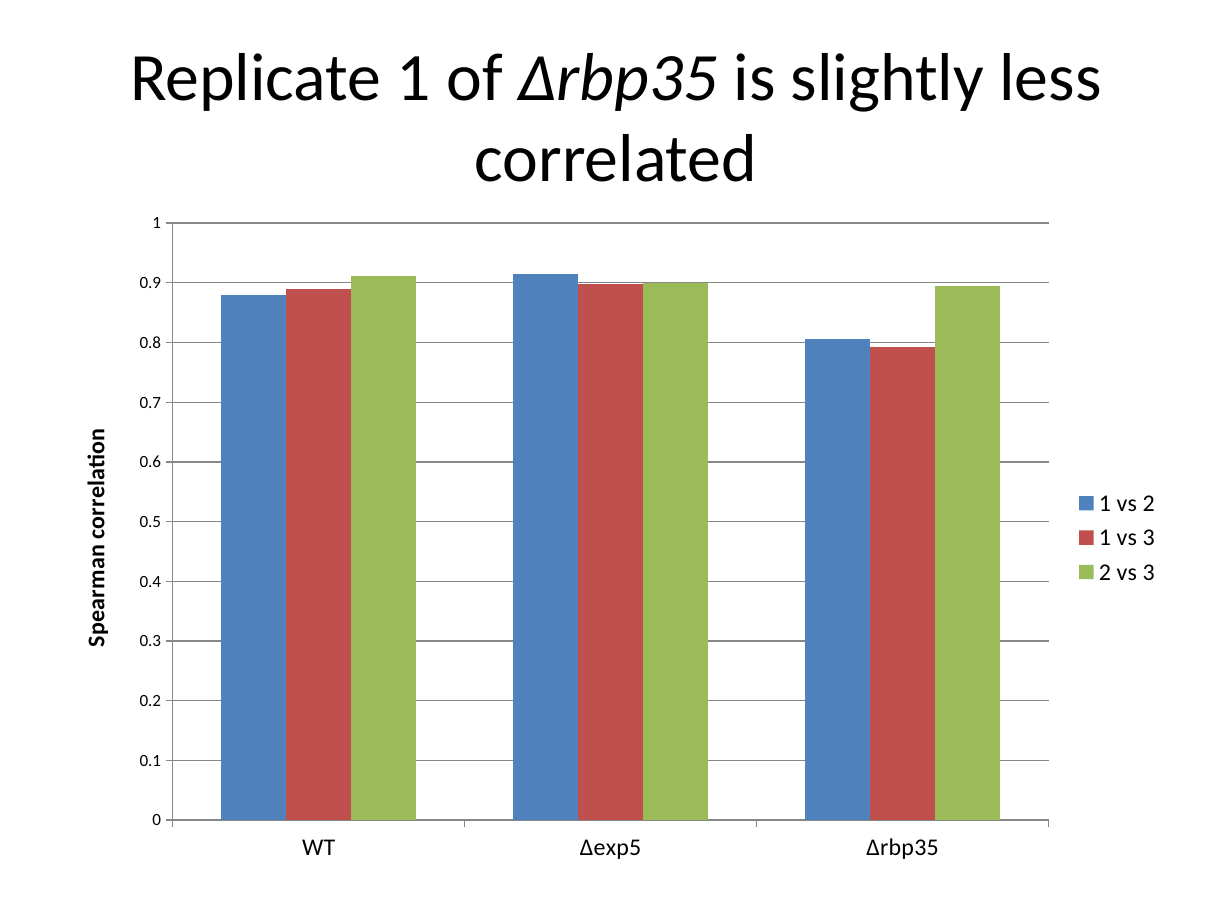
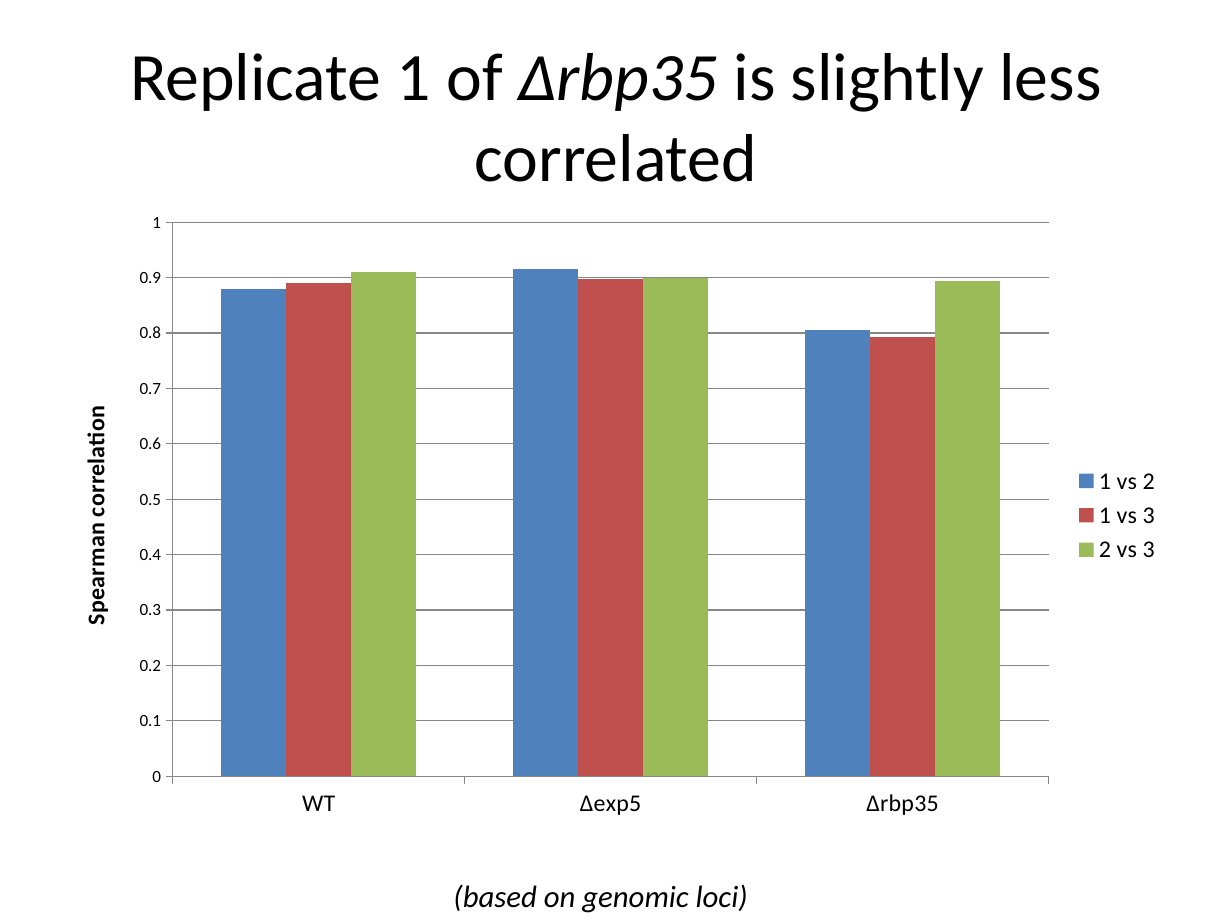
Before and after one commit to wilkinsonlab/m-oryzae-polya, a slide deck: slide 9 of doc/small/small_presentation.pptx (slide 10 before the commit). Drawn at 1232x924 pixels with LibreOffice and Linux fonts; fonts in the diff are those of the drawing. Boxes give left, top, right and bottom in pixels: in the first picture for what was removed or moved away, otherwise in the second. Text is boxed around its words. In the diff, an @@ line names an element or a change of style, - is before the commit and + after.

```diff
--- a/doc/small/small_presentation.pptx
+++ b/doc/small/small_presentation.pptx
@@ column chart: place and size @@
-column chart at [53, 200, 1178, 875]
+column chart at [53, 200, 1178, 830]
@@ text added at [453, 884, 748, 913], 18 pt, text #000000, italic @@
+(based on genomic loci)
```
Also in this commit, not shown: 1 other slide changed, 24 slides added, 1 slide removed, 3 other files.
